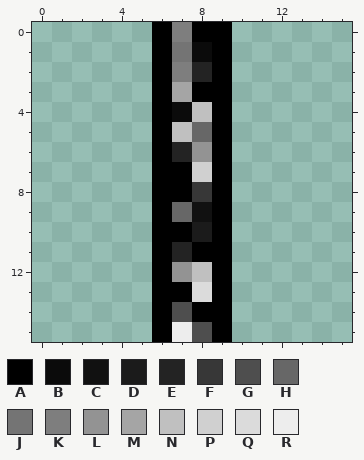
A pixel-art sprite gets an edit: resources/door_vertical.png. That is the earlier state.
The file is 16x16 pixels. Colours within 5 levels of each other are drawn and written as one.
Palette (. is transparent): A #000000  B #0b0b0b  C #111111  D #1b1b1b  E #232323  F #373737  G #4e4e4e  H #676767  J #747474  K #7e7e7e  L #939393  M #a5a5a5  N #c0c0c0  P #d0d0d0  Q #dbdbdb  R #ededed
Pixels before, first column x 6:
 0 AKAA
 1 AJBA
 2 AKEA
 3 AMAA
 4 ABNA
 5 ANHA
 6 AELA
 7 AAPA
 8 AAFA
 9 AHCA
10 AADA
11 AEAA
12 ALNA
13 AAQA
14 AGAA
15 ARGA
Once edited:
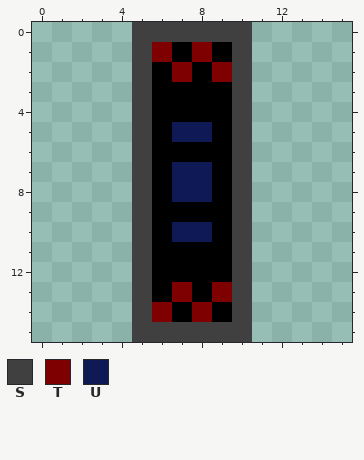
Colours new in this view: S #404040  T #7f0000  U #0e1956
Difference:
Changed rows in their new state; - is an unchanged pixel.
first column x 5:
 0 SSSSSS
 1 STAT-S
 2 S-TATS
 3 S-A--S
 4 S-AA-S
 5 S-UU-S
 6 S-AA-S
 7 S-UU-S
 8 S-UU-S
 9 S-AA-S
10 S-UU-S
11 S-A--S
12 S-AA-S
13 S-TATS
14 STAT-S
15 SSSSSS
Changed places in both pictures, as pixel boxes (x1, y1, x2, y2):
changed: (132, 22, 252, 342)
